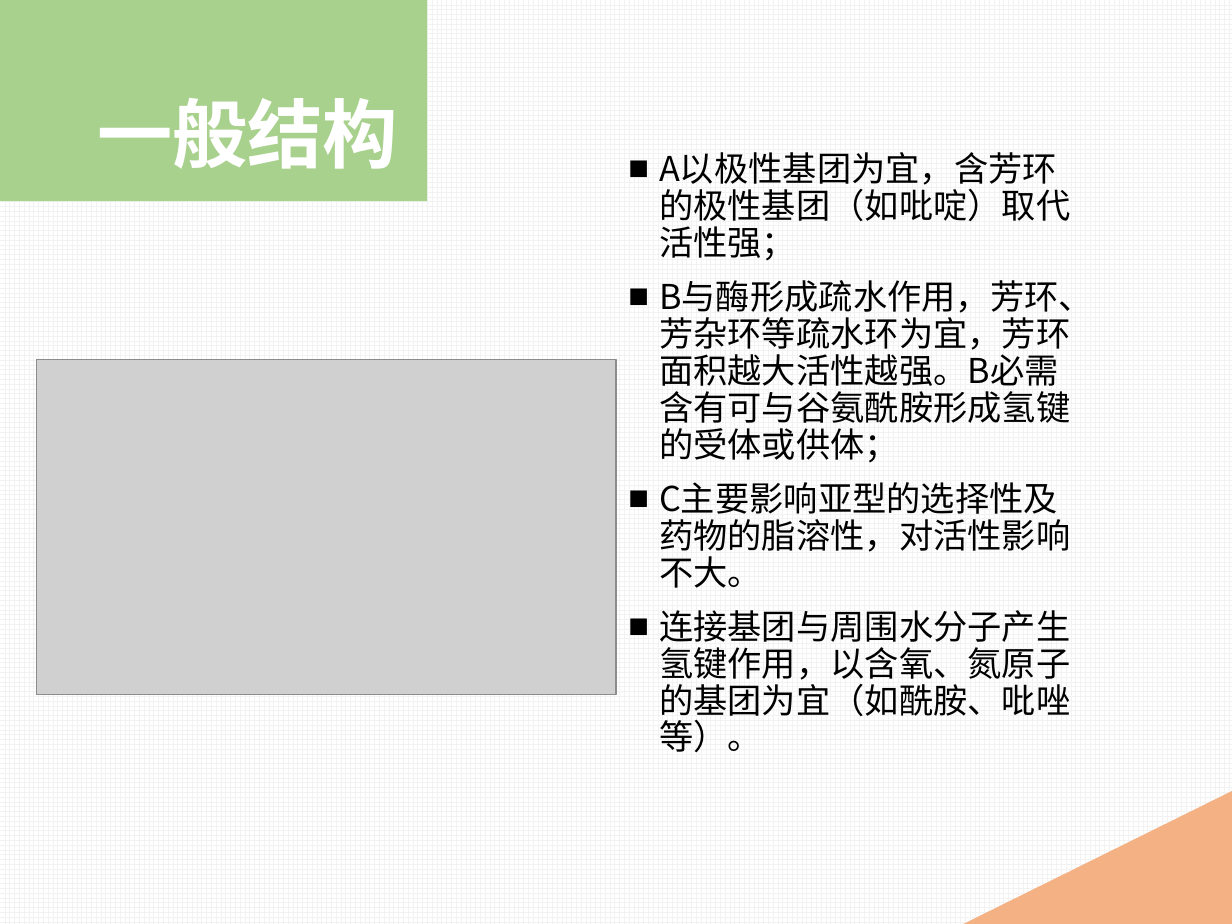
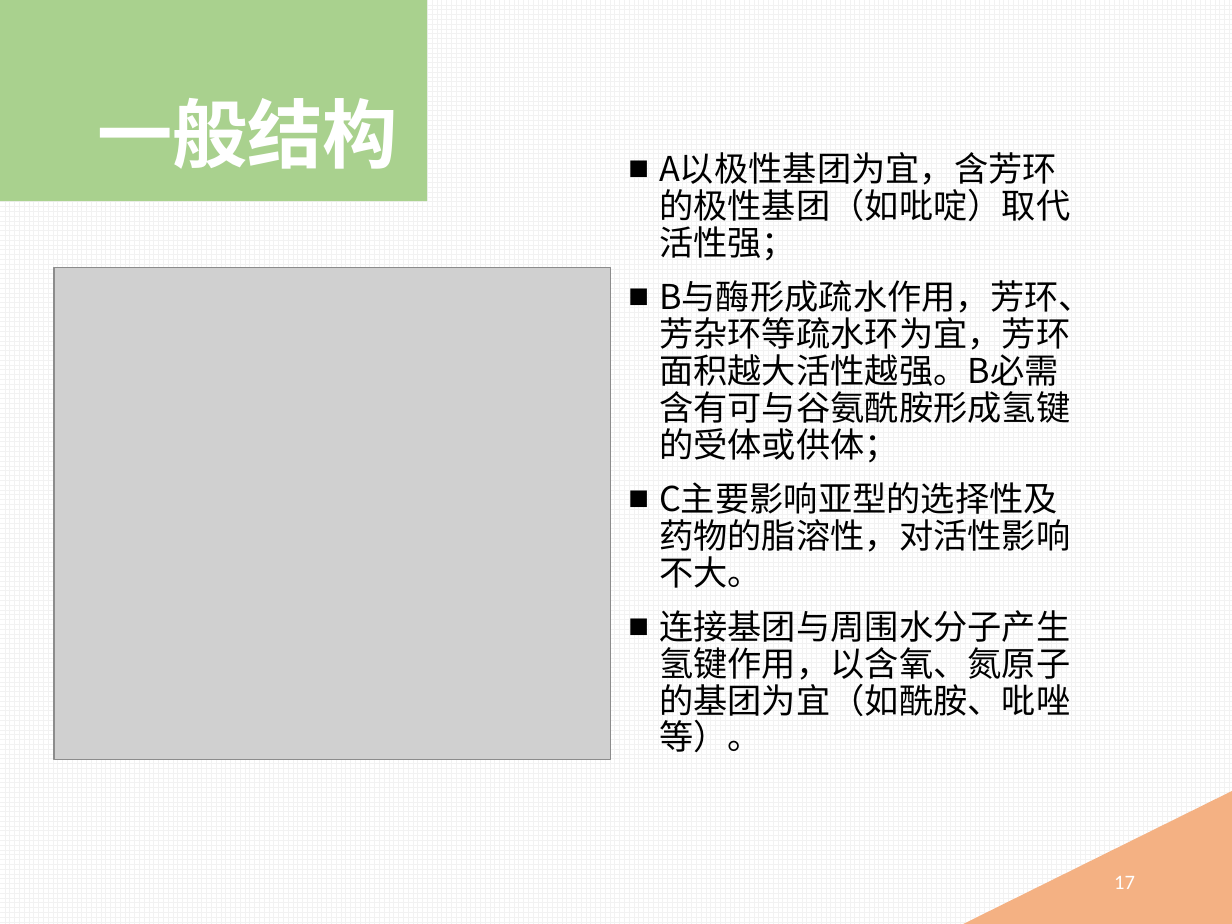
Before and after one commit to mingyong/Project-PDE, a slide deck: slide 17 of 磷酸二酯酶抑制剂.pptx (slide 6 before the commit). Drawn at 1232x924 pixels with LibreOffice and Linux fonts; fonts in the diff are those of the drawing; grey boxes stand for pictures. Boxes give left, top, right and bottom in pixels: in the first picture for what was removed or moved away, otherwise in the second. Text is boxed around its words. In the diff, an @@ line names an element or a change of style, - is before the commit and + after.

```diff
--- a/磷酸二酯酶抑制剂.pptx
+++ b/磷酸二酯酶抑制剂.pptx
@@ picture resized from (x1=37, y1=360, x2=616, y2=695) to (x1=54, y1=267, x2=611, y2=759) @@
@@ page number added at (x1=1114, y1=876, x2=1135, y2=889), 12 pt, text #FFFFFF @@
+17
```
Also in this commit, not shown: 8 other slides changed, 13 slides added.
